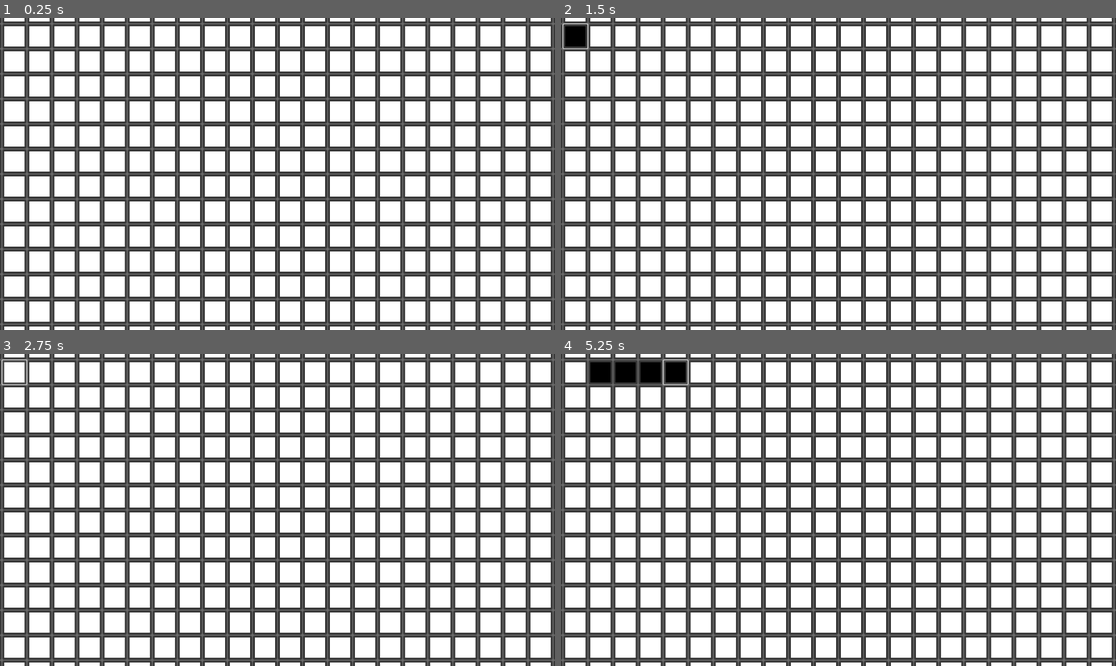
Above: before the commit, frames 1-4 (two rows, left to right).
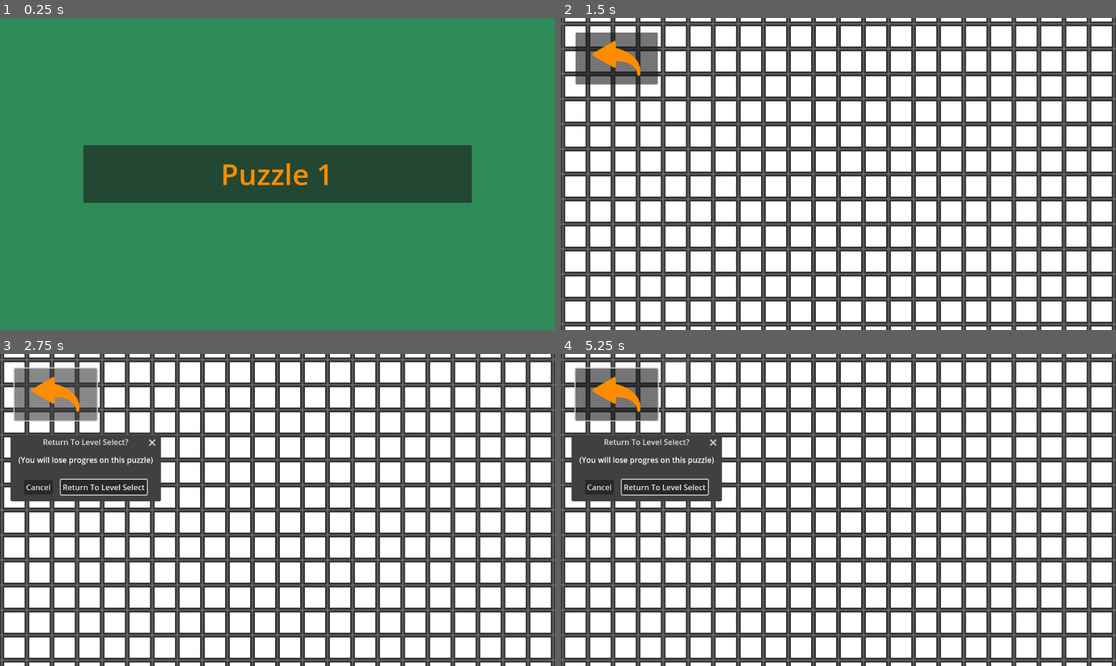
Above: after the commit, the same moments.

Repository: puzzlePictures/puzzPics
Game: Godot game, scene res://level_select.tscn
The game is run twice, just before and just after one commit, with the same random seed, the same clock (stepped at 60 frames per second) and the same inputs. Before the commit the project starts from res://main.tscn.
Inputs (mouse positions are in pixels of both pictures, inside the frame that each line leads up to):
- Up to frame 1 (0.25 s): no input
- Up to frame 2 (1.5 s): click (577, 36) at 0.52 s; click (838, 174) at 1.25 s, where only the run after the commit has a clickable "Puzzle 1"
- Up to frame 3 (2.75 s): click (16, 372) at 2.02 s
- Up to frame 4 (5.25 s): click (599, 372) at 2.77 s; click (627, 372) at 3.52 s; click (649, 372) at 4.27 s; click (677, 372) at 5.02 s

The runs differ from the first frame. In frame 1, 97% of the frame differs, in the area x 0-100%, y 0-100%; in frame 2, 2.3%; in frame 3, 6.8%; in frame 4, 7.4%.

Commit message:
Additional Navigation added to Main screen
The ability to leave mid-game has been granted. This commit also adds a little bit of file restructuring.

Diff:
--- /dev/null
+++ b/assets/button_icons/back-arrow.svg
@@ -0,0 +1,12 @@
+<!DOCTYPE svg PUBLIC "-//W3C//DTD SVG 1.1//EN" "http://www.w3.org/Graphics/SVG/1.1/DTD/svg11.dtd">
+
+<!-- Uploaded to: SVG Repo, www.svgrepo.com, Transformed by: SVG Repo Mixer Tools -->
+<svg fill="#fe8c00" version="1.1" id="Capa_1" xmlns="http://www.w3.org/2000/svg" xmlns:xlink="http://www.w3.org/1999/xlink" width="100px" height="100px" viewBox="0 0 414.34 414.34" xml:space="preserve">
+
+<g id="SVGRepo_bgCarrier" stroke-width="0"/>
+
+<g id="SVGRepo_tracerCarrier" stroke-linecap="round" stroke-linejoin="round" stroke="#CCCCCC" stroke-width="2.48604"/>
+
+<g id="SVGRepo_iconCarrier"> <g> <path d="M6.076,162.616L183.835,58.601c3.795-2.222,8.485-2.241,12.304-0.057c3.815,2.187,6.17,6.246,6.174,10.644l0.036,46.966 c0.213,0.052,0.38,0.094,0.495,0.126c4.441,1.239,9.163,2.603,14.854,4.294c18.457,5.483,37.417,12.593,59.668,22.374 c19.31,8.487,38.2,19.442,56.149,32.559c12.826,9.373,24.895,20.182,35.867,32.126c29.857,32.497,46.216,75.647,44.881,118.391 c-0.233,7.489-1.076,14.674-1.869,20.716c-0.787,6.008-5.84,10.542-11.897,10.678c-0.093,0.002-0.187,0.003-0.277,0.003 c-5.939,0-11.048-4.263-12.086-10.14c-3.304-18.678-8.574-34.021-16.111-46.909c-9.42-16.104-22.223-29.625-37.021-39.103 c-12.718-8.145-26.153-14.396-41.075-19.113c-17.405-5.503-36.597-8.951-58.671-10.545c-8.906-0.643-18.502-0.967-30.2-1.02 c-0.354,0-1.112,0.007-2.098,0.019l-0.032,44.29c-0.004,4.372-2.332,8.413-6.113,10.608c-3.782,2.196-8.446,2.214-12.245,0.048 L6.196,183.879c-3.81-2.172-6.172-6.21-6.196-10.597C-0.025,168.897,2.291,164.832,6.076,162.616z"/> </g> </g>
+
+</svg>
--- a/game_elements/grid.gd
+++ b/game_elements/grid.gd
@@ -44,8 +44,8 @@
 			# Customize node
 			cell.custom_minimum_size = Vector2(CELL_SIZE, CELL_SIZE)
 			cell.pressed.connect(_on_cell_clicked.bind(x, y))
-			cell.icon = preload("res://cell_states/empty.svg")
-			#cell.icon = preload("res://cell_states/empty.svg") if puzzle_data['solution'][y][x] == 0 else preload("res://cell_states/filled.svg")
+			cell.icon = preload("res://assets/cell_states/empty.svg")
+			#cell.icon = preload("res://assets/cell_states/empty.svg") if puzzle_data['solution'][y][x] == 0 else preload("res://assets/cell_states/filled.svg")
 			cell.expand_icon = true
 
 			add_child(cell)
@@ -57,19 +57,19 @@
 	# Toggle cell state
 	if (Input.is_action_pressed("mark_cell") or Input.is_action_pressed("mouse_mark_cell")) and grid_state[row][col] == 0:
 		grid_state[row][col] = 2
-		cells[row][col].icon = preload("res://cell_states/marked.svg")
+		cells[row][col].icon = preload("res://assets/cell_states/marked.svg")
 	elif grid_state[row][col] == 0:
 		# Update count
 		filled_count += 1
 
 		grid_state[row][col] = 1
-		cells[row][col].icon = preload("res://cell_states/filled.svg")
+		cells[row][col].icon = preload("res://assets/cell_states/filled.svg")
 	else:
 		# Update count if the cell was filled before
 		if grid_state[row][col] == 1: filled_count -= 1
 
 		grid_state[row][col] = 0
-		cells[row][col].icon = preload("res://cell_states/empty.svg")
+		cells[row][col].icon = preload("res://assets/cell_states/empty.svg")
 
 	# Check for win state
 	if filled_count == solution_pixel_count:
--- a/main.gd
+++ b/main.gd
@@ -33,5 +33,9 @@
 
 	$GameWinModal.show()
 
+func _on_back_button_pressed() -> void: $BackConfirmationModal.show()
+
+func _on_back_dialog_confirmed() -> void: get_tree().change_scene_to_file("res://level_select.tscn")
+
 # Called every frame. 'delta' is the elapsed time since the previous frame.
 func _process(delta: float) -> void: pass
--- a/main.tscn
+++ b/main.tscn
@@ -1,10 +1,11 @@
-[gd_scene load_steps=6 format=3 uid="uid://qsn5ujtm2nss"]
+[gd_scene load_steps=7 format=3 uid="uid://qsn5ujtm2nss"]
 
 [ext_resource type="Script" path="res://main.gd" id="1_nppdh"]
 [ext_resource type="PackedScene" uid="uid://cdiat0vyml4rk" path="res://game_elements/grid.tscn" id="1_vievi"]
 [ext_resource type="PackedScene" uid="uid://cnodwe4m7vwlu" path="res://game_elements/column_clue_container.tscn" id="2_g5i62"]
 [ext_resource type="PackedScene" uid="uid://plu73wdvtlt3" path="res://game_elements/row_clue_container.tscn" id="3_n5fao"]
 [ext_resource type="PackedScene" uid="uid://dsygtot356dpt" path="res://modals/game_win_modal.tscn" id="5_cmadd"]
+[ext_resource type="Texture2D" uid="uid://bxoq8s7m3dq65" path="res://assets/button_icons/back-arrow.svg" id="5_uwwyq"]
 
 [node name="Main" type="Node"]
 script = ExtResource("1_nppdh")
@@ -42,4 +43,24 @@
 [node name="GameWinModal" parent="." instance=ExtResource("5_cmadd")]
 visible = false
 
+[node name="Button" type="Button" parent="."]
+offset_left = 30.0
+offset_top = 30.0
+offset_right = 201.0
+offset_bottom = 138.0
+icon = ExtResource("5_uwwyq")
+icon_alignment = 1
+
+[node name="BackConfirmationModal" type="ConfirmationDialog" parent="."]
+mode = 1
+title = "Return To Level Select?"
+position = Vector2i(30, 200)
+size = Vector2i(296, 100)
+keep_title_visible = false
+ok_button_text = "Return To Level Select"
+dialog_text = "(You will lose progres on this puzzle)"
+dialog_hide_on_ok = false
+
 [connection signal="puzzle_solved" from="Grid" to="." method="_puzzle_solved"]
+[connection signal="pressed" from="Button" to="." method="_on_back_button_pressed"]
+[connection signal="confirmed" from="BackConfirmationModal" to="." method="_on_back_dialog_confirmed"]
--- a/modals/game_win_modal_button.gd
+++ b/modals/game_win_modal_button.gd
@@ -1,7 +1,6 @@
 extends Button
 
-func _on_pressed() -> void:
-	get_tree().change_scene_to_file("res://level_select.tscn")
+func _on_pressed() -> void: get_tree().change_scene_to_file("res://level_select.tscn")
 
 # Called when the node enters the scene tree for the first time.
 func _ready() -> void: pass
--- a/project.godot
+++ b/project.godot
@@ -11,7 +11,7 @@
 [application]
 
 config/name="puzzPics"
-run/main_scene="res://main.tscn"
+run/main_scene="res://level_select.tscn"
 config/features=PackedStringArray("4.3", "Forward Plus")
 config/icon="res://icon.svg"
 
Not shown, added: assets/button_icons/back-arrow.svg.import
Renamed: cell_states/empty.svg -> assets/cell_states/empty.svg
Not shown, changed: assets/cell_states/empty.svg.import
Renamed: cell_states/filled.svg -> assets/cell_states/filled.svg
Not shown, changed: assets/cell_states/filled.svg.import
Renamed: cell_states/marked.svg -> assets/cell_states/marked.svg
Not shown, changed: assets/cell_states/marked.svg.import
Renamed: cell_states/marked_white.svg -> assets/cell_states/marked_white.svg
Not shown, changed: assets/cell_states/marked_white.svg.import
Not shown, changed: .DS_Store
Not shown, added: assets/.DS_Store
Not shown, added: assets/button_icons/.DS_Store
(and 1 more such lines)
